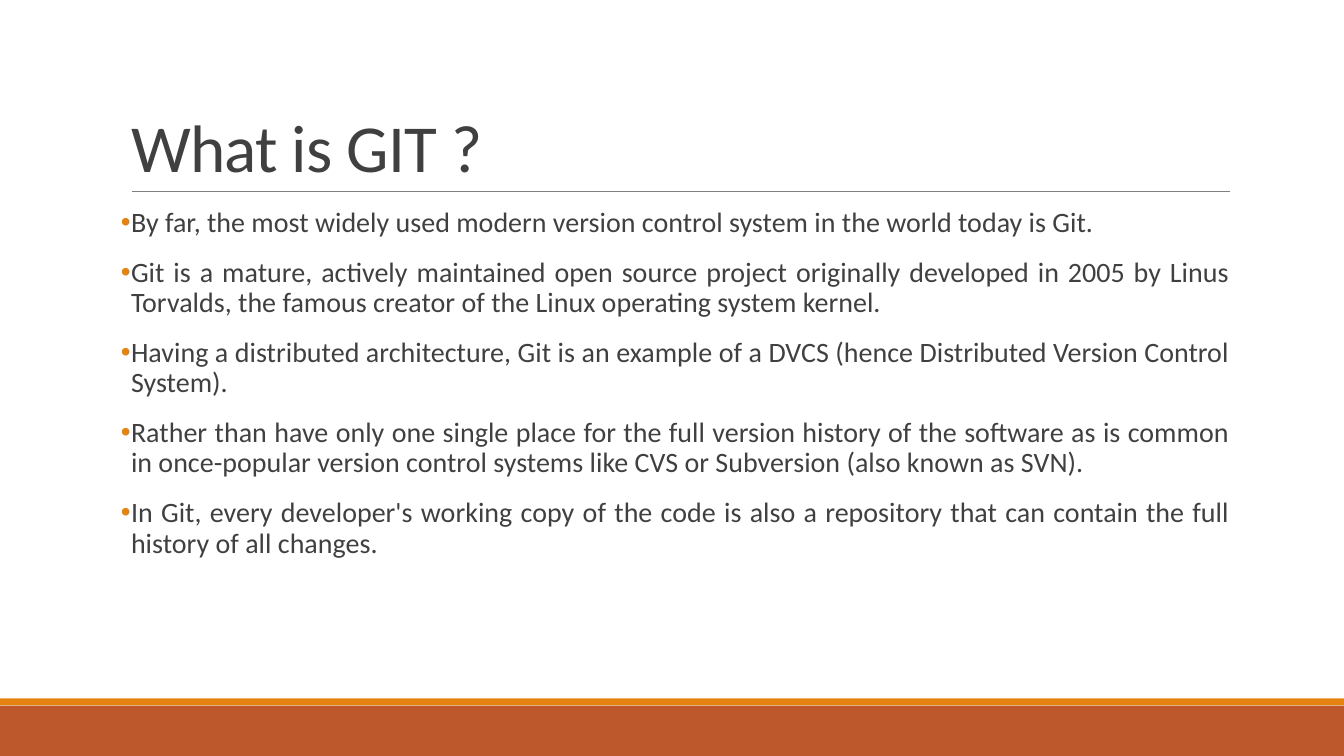
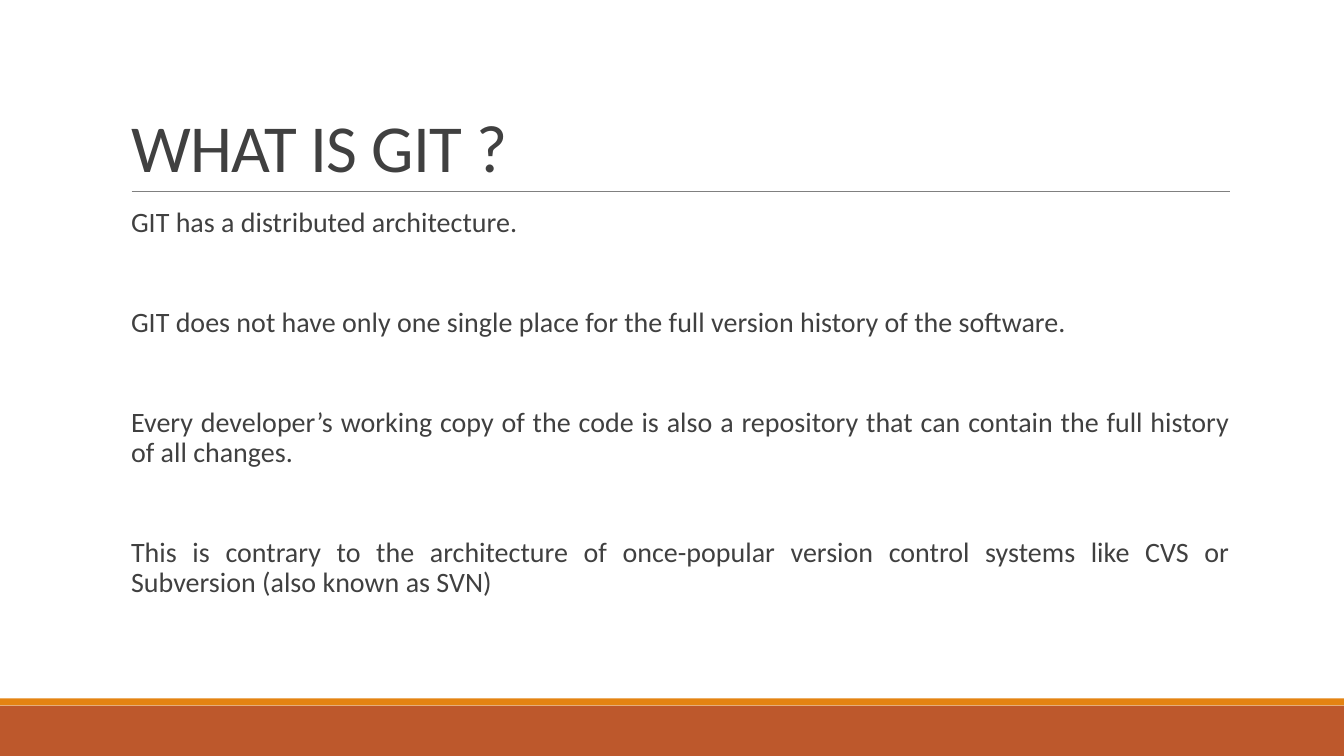
Before and after one commit to ismoop/Lecture-Notes, a slide deck: slide 6 of Lecture 3.pptx (slide 4 before the commit). Drawn at 1344x756 pixels with LibreOffice and Linux fonts; fonts in the diff are those of the drawing. Boxes give left, top, right and bottom in pixels: in the first picture for what was removed or moved away, otherwise in the second. Text is boxed around its words. In the diff, an @@ line names an element or a change of style, - is before the commit and + after.

Commit message:
Improve Lecture 3 Slides

```diff
--- a/Lecture 3.pptx
+++ b/Lecture 3.pptx
@@ title at [131, 128, 463, 173]: text changed @@
-What is GIT ?
+WHAT IS GIT ?
@@ text at [131, 212, 1229, 596]: text changed @@
-• By far, the most widely used modern version control system in the world today is Git.
-• Git is a mature, actively maintained open source project originally developed in 2005 by Linus Torvalds, the famous creator of the Linux operating system kernel.
-• Having a distributed architecture, Git is an example of a DVCS (hence Distributed Version Control System).
-• Rather than have only one single place for the full version history of the software as is common in once-popular version control systems like CVS or Subversion (also known as SVN).
-• In Git, every developer's working copy of the code is also a repository that can contain the full history of all changes.
+  GIT has a distributed architecture.
+  GIT does not have only one single place for the full version history of the software.
+  Every developer’s working copy of the code is also a repository that can contain the full history of all changes.
+  This is contrary to the architecture of once-popular version control systems like CVS or Subversion (also known as SVN)
```
Also in this commit, not shown: 3 other slides changed, 18 slides added, 1 slide removed.
